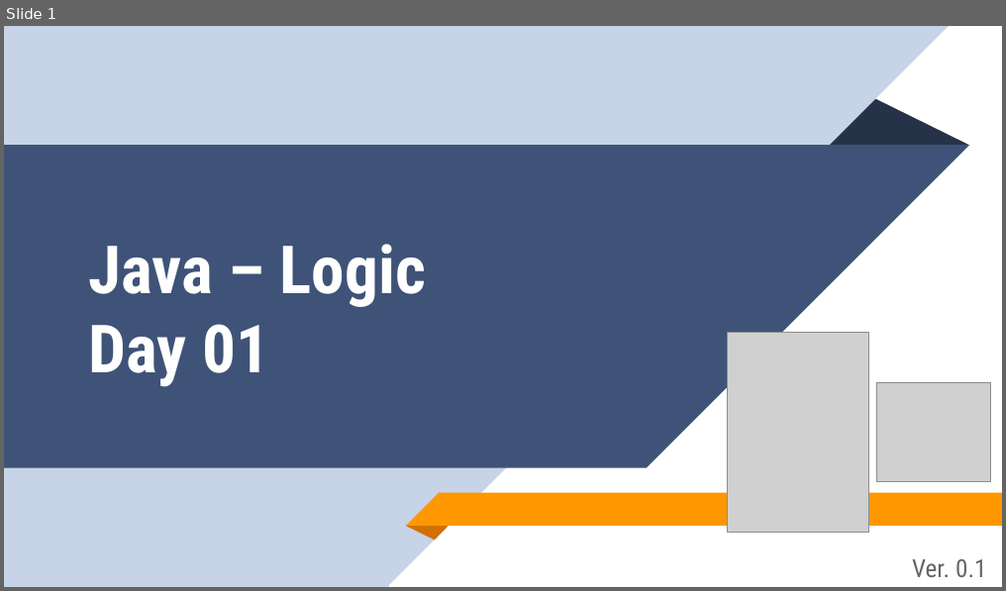
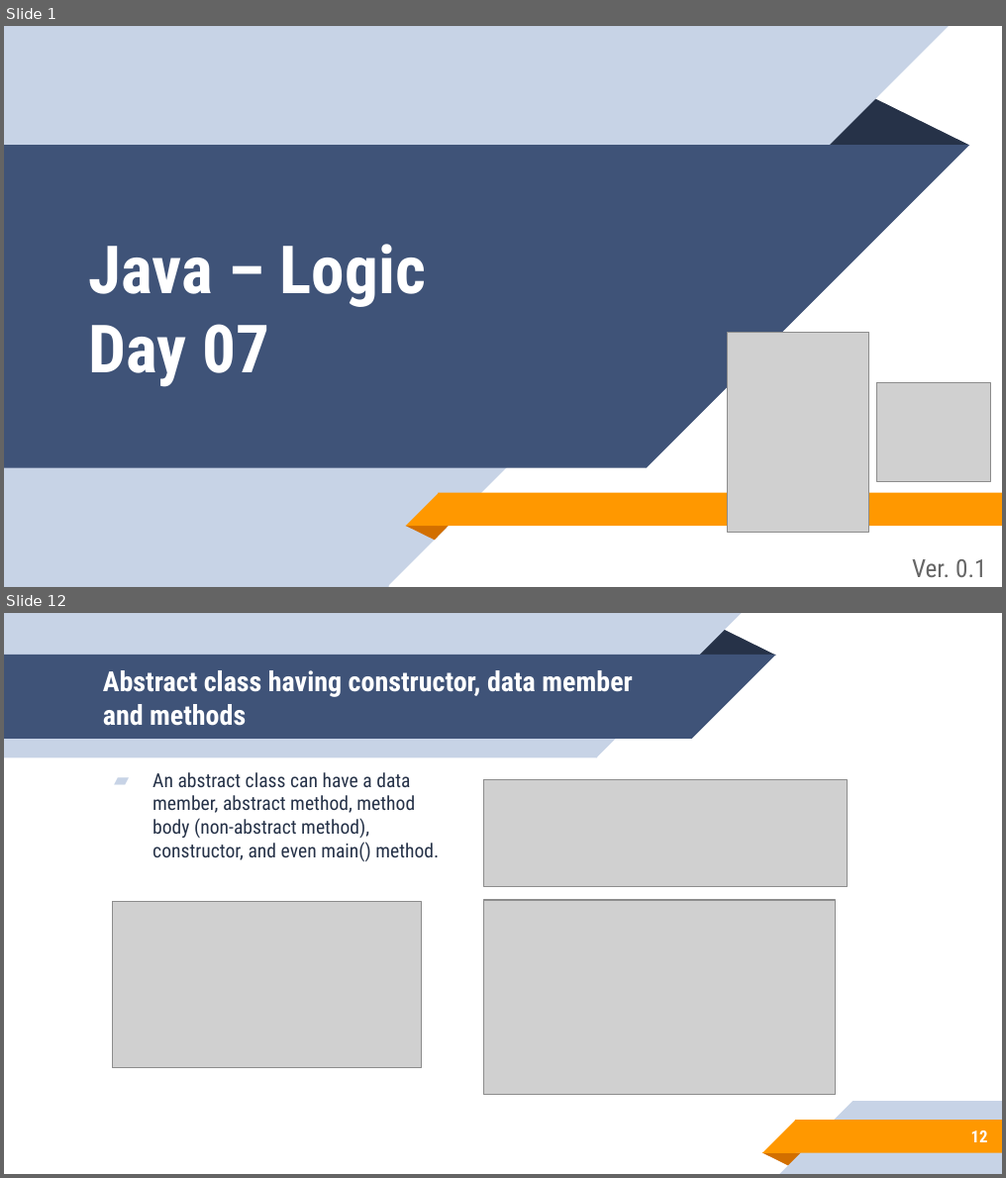
Before and after one commit to aronipurwanto/materi-xa, a slide deck: java/java-logic/Slide-Java-Logic-07.pptx. Shown one above the other, each under a label of ours: slide 1 before the commit, slides 1 and 12 after it; the slides between them are not shown. The pictures are 1006x591 and 1006x1178 pixels, drawn with LibreOffice and Linux fonts; fonts in the diff are those of the drawing; grey boxes stand for pictures. Boxes give left, top, right and bottom in pixels: in the first picture for what was removed or moved away, otherwise in the second. Text is boxed around its words. In the diff, an @@ line names an element or a change of style, - is before the commit and + after.

Commit message:
update logic 6

```diff
--- a/java/java-logic/Slide-Java-Logic-07.pptx
+++ b/java/java-logic/Slide-Java-Logic-07.pptx
@@ slide 12 added at (4,613,1002,1174), background #FFFFFF @@
@@ title added at (103,670,633,726), 20 pt, text #FFFFFF, bold @@
+Abstract class having constructor, data member and methods
@@ group added at (4,613,775,758): 2 rectangles, 2 right triangles, 1 triangle @@
@@ text added at (152,772,439,861), 14 pt, text #263248 @@
+▰ An abstract class can have a data member, abstract method, method body (non-abstract method), constructor, and even main() method.
@@ picture added at (484,780,847,887) @@
@@ picture added at (112,902,421,1069) @@
@@ picture added at (484,900,836,1095) @@
@@ group added at (762,1101,1002,1173): 2 rectangles, 2 right triangles, 1 triangle @@
@@ page number added at (971,1131,988,1143), 12 pt, text #FFFFFF, bold @@
+12
@@ slide 1 changed as well @@
@@ title at (89,244,426,387): text changed @@
-Java – Logic
-Day 01
+Java – Logic
+Day 07
```
Also in this commit, not shown: 12 other slides changed, 39 other slides added, 21 slides removed, 41 other files.
